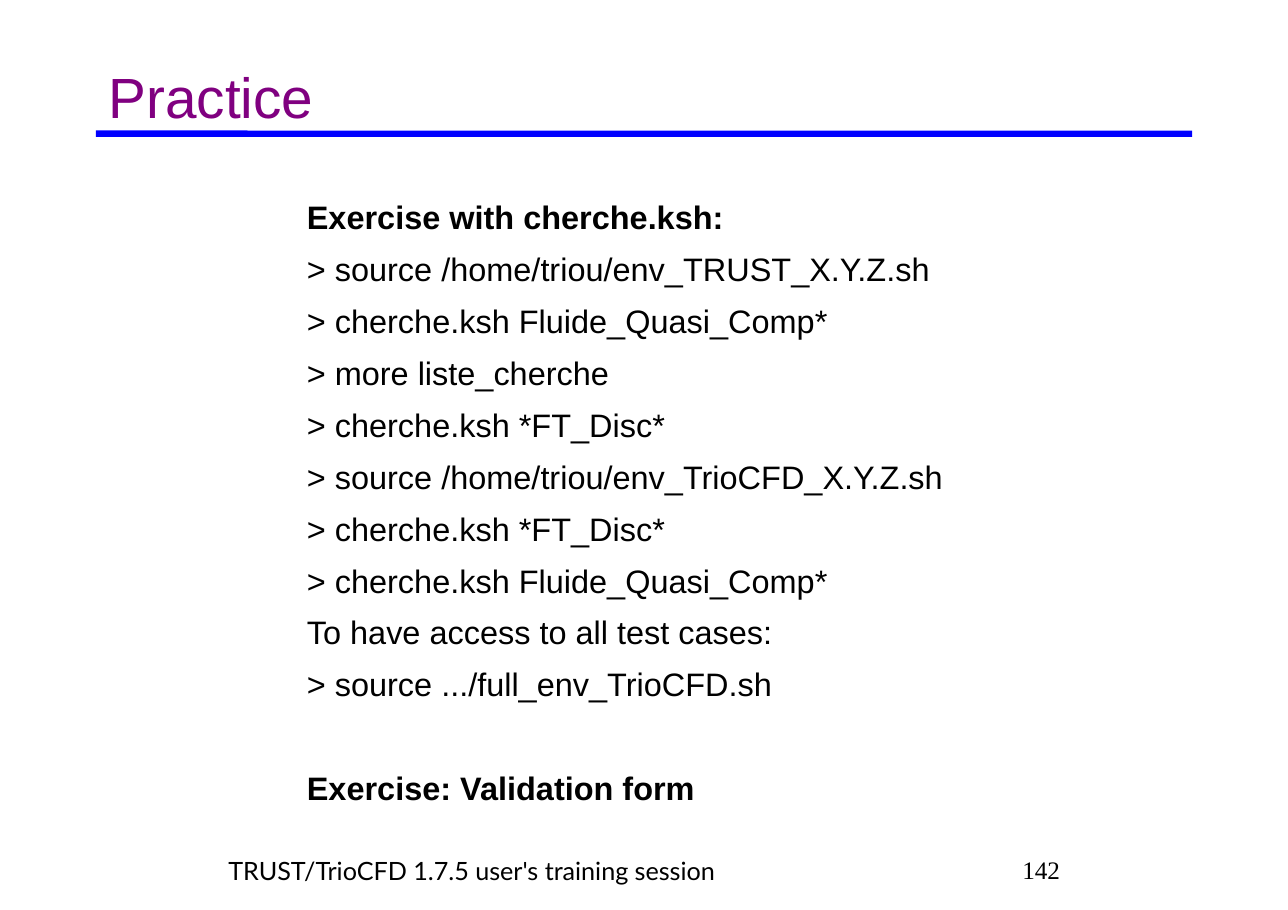
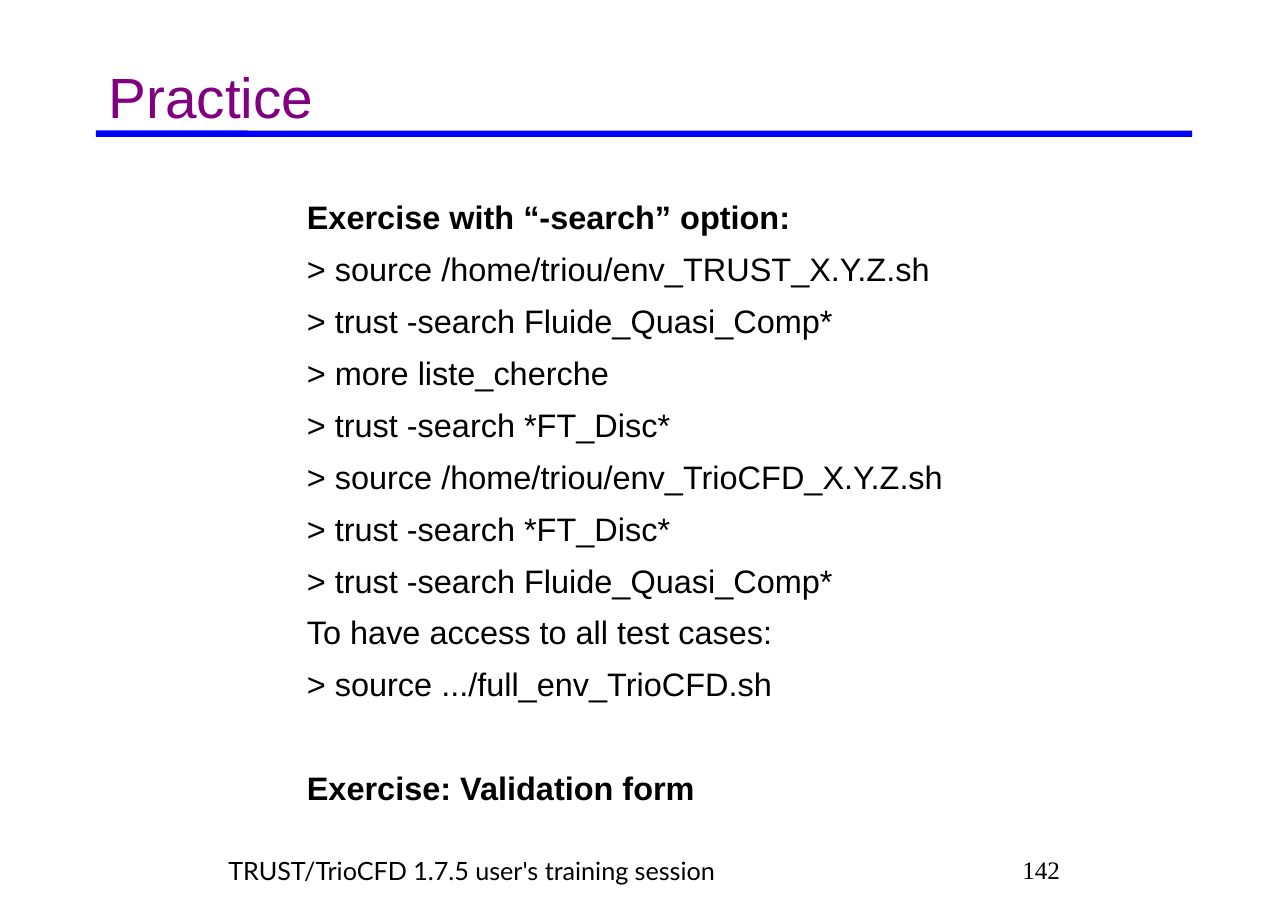
Before and after one commit to cea-trust-platform/trust-code, a slide deck: slide 142 of doc/TRUST/TRUST_and_TrioCFD_presentation.odp. Drawn at 1288x910 pixels with LibreOffice and Linux fonts; fonts in the diff are those of the drawing; background and template pictures are left out. Boxes give left, top, right and bottom in pixels: in the first picture for what was removed or moved away, otherwise in the second. Text is boxed around its words. In the diff, an @@ line names an element or a change of style, - is before the commit and + after.

Commit message:
Update of training sessions slides, generic guide, tuto, exercises cpp

```diff
--- a/doc/TRUST/TRUST_and_TrioCFD_presentation.odp
+++ b/doc/TRUST/TRUST_and_TrioCFD_presentation.odp
@@ text at (307,205,790,235): text changed @@
-Exercise with cherche.ksh:
+Exercise with “-search” option:
@@ text at (335,309,832,339): text changed @@
-> cherche.ksh Fluide_Quasi_Comp*
+> trust -search Fluide_Quasi_Comp*
@@ text at (335,413,670,443): text changed @@
-> cherche.ksh *FT_Disc*
+> trust -search *FT_Disc*
@@ text at (335,517,832,599): text changed @@
-> cherche.ksh *FT_Disc*
-> cherche.ksh Fluide_Quasi_Comp*
+> trust -search *FT_Disc*
+> trust -search Fluide_Quasi_Comp*
```
Also in this commit, not shown: 63 other slides changed, 14 other files.
